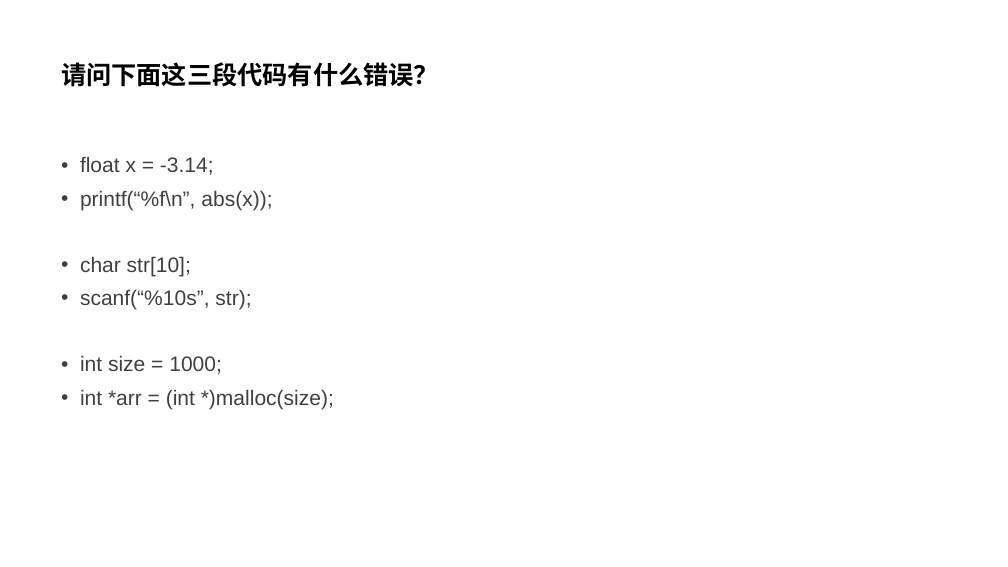
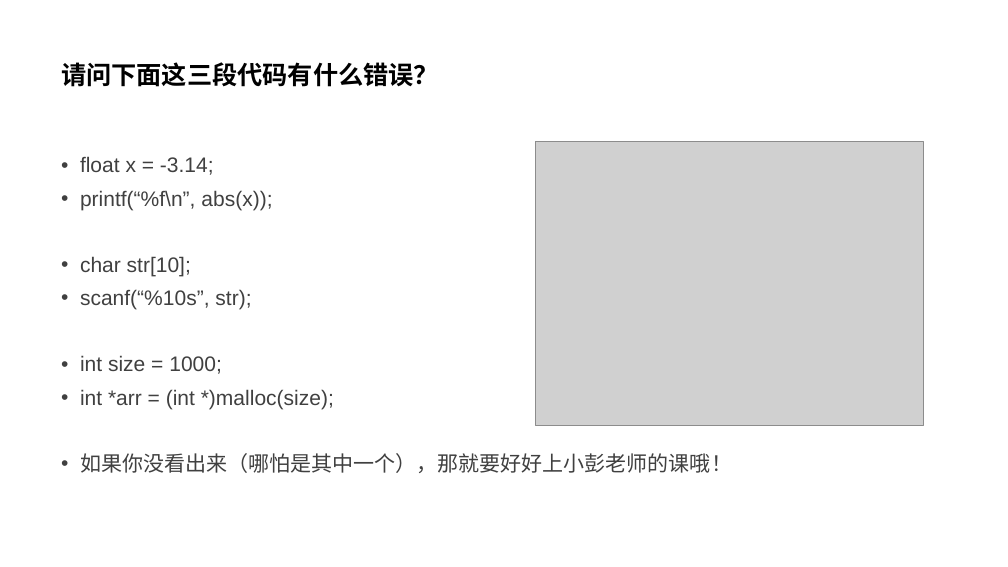
Before and after one commit to parallel101/course, a slide deck: slide 2 of 12/slides.pptx. Drawn at 1008x567 pixels with LibreOffice and Linux fonts; fonts in the diff are those of the drawing; grey boxes stand for pictures. Boxes give left, top, right and bottom in pixels: in the first picture for what was removed or moved away, otherwise in the second. Text is boxed around its words. In the diff, an @@ line names an element or a change of style, - is before the commit and + after.

```diff
--- a/12/slides.pptx
+++ b/12/slides.pptx
@@ picture added at (x1=535, y1=141, x2=923, y2=425) @@
@@ text at (x1=80, y1=453, x2=732, y2=473): paragraph added @@
+• 如果你没看出来（哪怕是其中一个），那就要好好上小彭老师的课哦！
```
Also in this commit, not shown: 3 other slides changed, 7 slides added, 9 other files.
